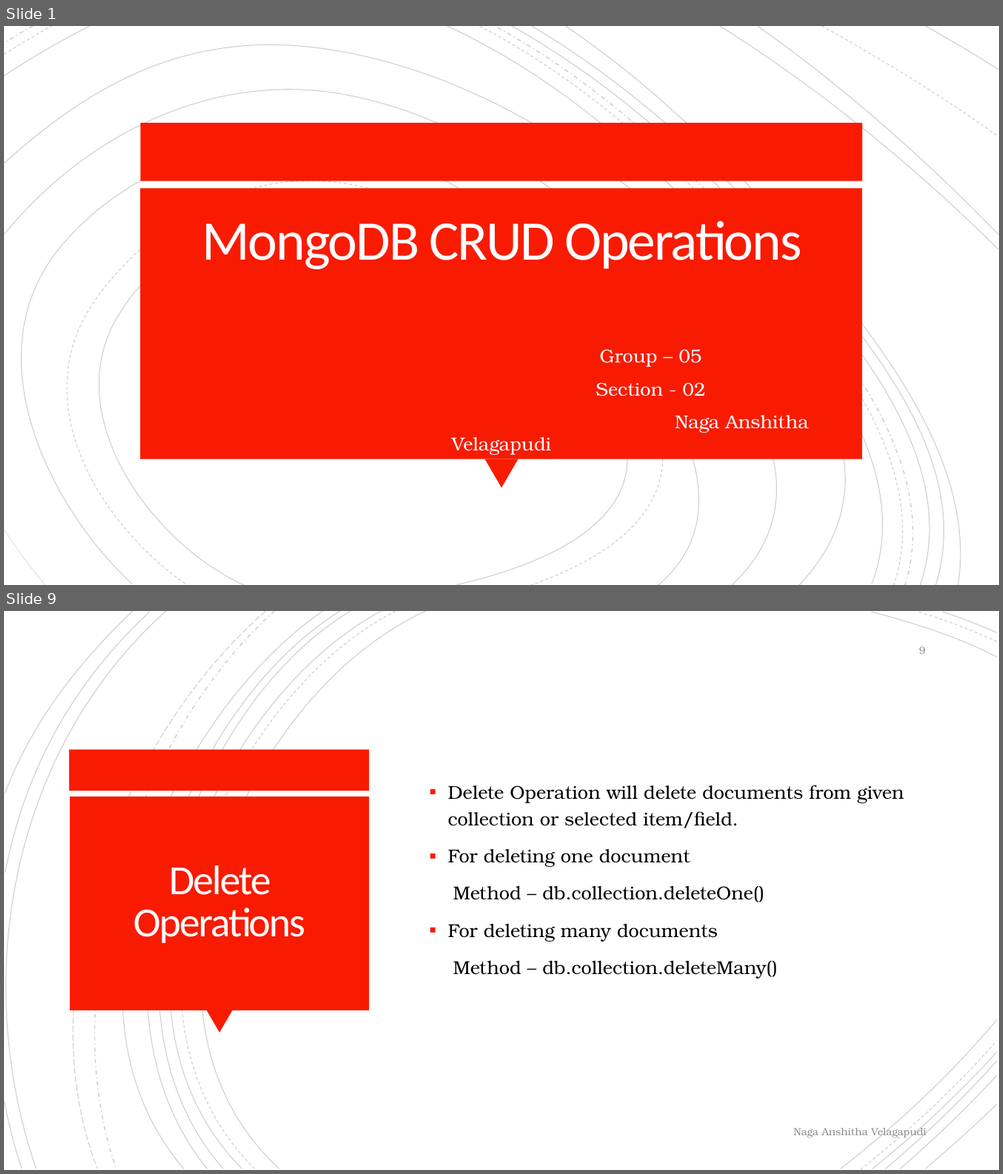
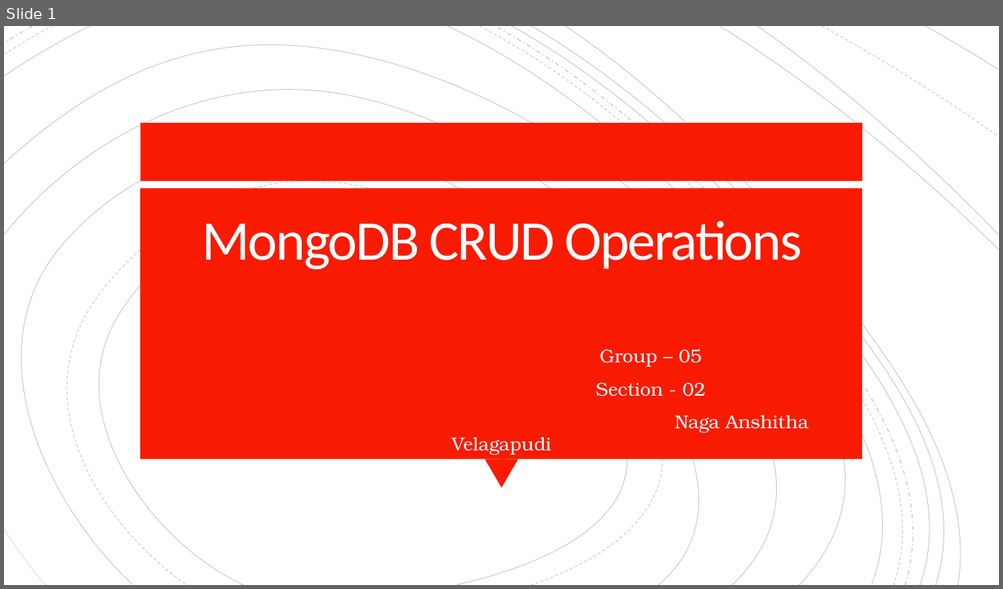
Before and after one commit to anshithavelagapudi/MongoDb-Project, a slide deck: CRUD Operations/MongoDB CRUD Operations.pptx. Shown one above the other, each under a label of ours: slides 1 and 9 before the commit, slide 1 after it; the slides between them are not shown. The pictures are 1003x1174 and 1003x589 pixels, drawn with LibreOffice and Linux fonts; fonts in the diff are those of the drawing. Boxes give left, top, right and bottom in pixels: in the first picture for what was removed or moved away, otherwise in the second. Text is boxed around its words. In the diff, an @@ line names an element or a change of style, - is before the commit and + after.

```diff
--- a/CRUD Operations/MongoDB CRUD Operations.pptx
+++ b/CRUD Operations/MongoDB CRUD Operations.pptx
@@ slide 9 removed at box(4, 611, 999, 1170), background #FFFFFF @@
@@ group removed at box(4, 611, 997, 1170): 21 freeform shapes @@
@@ page number removed at box(919, 647, 925, 654) @@
-9
@@ rectangle removed at box(70, 750, 370, 791) @@
@@ text removed at box(448, 785, 903, 979) @@
-▪ Delete Operation will delete documents from given collection or selected item/field.
-▪ For deleting one document
-Method – db.collection.deleteOne()
-▪ For deleting many documents
-Method – db.collection.deleteMany()
@@ rectangle removed at box(70, 797, 369, 1011) @@
@@ title removed at box(134, 866, 305, 943) @@
-Delete Operations
@@ triangle removed at box(206, 1011, 233, 1034) @@
@@ text removed at box(794, 1126, 926, 1139) @@
-Naga Anshitha Velagapudi
```
Also in this commit, not shown: 2 slides changed, 11 slides added, 8 other slides removed, 4 other files.
